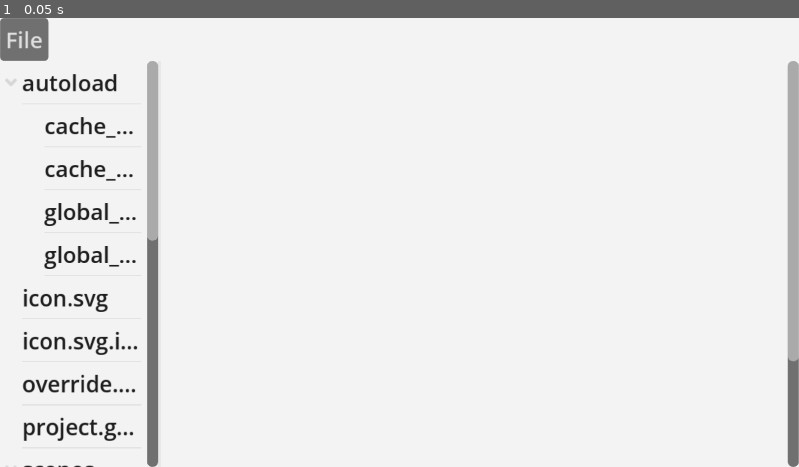
Above: before the commit, frame 1.
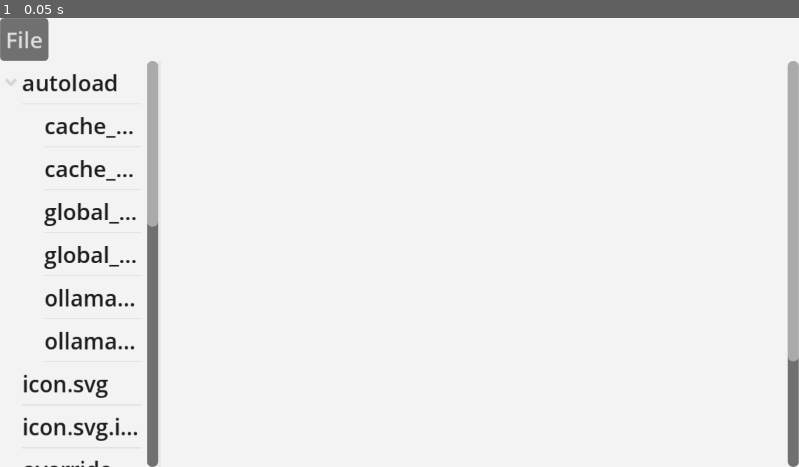
Above: after the commit, the same moment.

Repository: olafjanssen/snorfeld
Game: Godot game, scene res://scenes/editor.tscn
The game is run twice, just before and just after one commit, with the same random seed, the same clock (stepped at 60 frames per second) and the same inputs.
Inputs:
- Up to frame 1 (0.05 s): no input

The runs differ from the first frame. In frame 1, 1.3% of the frame differs, in the area x 0-20%, y 45-100%.

Commit message:
Add a generic ollama client

Diff:
--- /dev/null
+++ b/autoload/ollama_client.gd
@@ -0,0 +1,134 @@
+extends Node
+## Utility for calling the Ollama Generate API endpoint.
+##
+## Usage (must be called from a Node context with await):
+##   var response = await OllamaClient.generate("llama3", "Why is the sky blue?")
+##   var json_response = await OllamaClient.generate_json("llama3", "Tell me a joke")
+##   var running = await OllamaClient.is_ollama_running()
+
+## Default Ollama API endpoint
+const DEFAULT_ENDPOINT: String = "http://localhost:11434/api/generate"
+
+## Generate text from a model with a given prompt
+## @param model The model name (e.g., "llama3", "mistral")
+## @param prompt The prompt to send to the model
+## @param options Optional dictionary with additional parameters:
+##   - temperature: Float (default: 0.8)
+##   - top_p: Float (default: 0.9)
+##   - top_k: Int (default: 40)
+##   - max_tokens: Int (default: 128)
+##   - stop: Array of strings to stop generation
+##   - stream: Bool (default: false)
+## @return Dictionary with response data or error information
+func generate(model: String, prompt: String, options: Dictionary = {}) -> Dictionary:
+	var request_body: Dictionary = _build_request_body(model, prompt, options)
+	return await _make_api_request(DEFAULT_ENDPOINT, request_body)
+
+## Generate JSON response from a model
+## Sets format to "json" in the request options
+## @param model The model name
+## @param prompt The prompt to send to the model
+## @param options Optional dictionary with additional parameters
+## @return Dictionary with parsed JSON response or error information
+func generate_json(model: String, prompt: String, options: Dictionary = {}) -> Dictionary:
+	options["format"] = "json"
+	var response: Dictionary = await generate(model, prompt, options)
+
+	if response.get("error", null) == null and response.get("response", null) != null:
+		var json_result = _parse_json_response(response["response"])
+		if json_result != null:
+			response["parsed_json"] = json_result
+			response["is_json"] = true
+		else:
+			response["is_json"] = false
+
+	return response
+
+## Build the request body dictionary for the Ollama API
+func _build_request_body(model: String, prompt: String, options: Dictionary) -> Dictionary:
+	var body: Dictionary = {
+		"model": model,
+		"prompt": prompt,
+		"stream": options.get("stream", false),
+		"temperature": options.get("temperature", 0.8),
+		"top_p": options.get("top_p", 0.9),
+		"top_k": options.get("top_k", 40),
+		"max_tokens": options.get("max_tokens", 128)
+	}
+
+	if options.has("stop"):
+		body["stop"] = options["stop"]
+	if options.has("format"):
+		body["format"] = options["format"]
+	if options.has("seed"):
+		body["seed"] = options["seed"]
+
+	return body
+
+## Make the HTTP request to the Ollama API
+func _make_api_request(endpoint: String, request_body: Dictionary) -> Dictionary:
+	var http = HTTPRequest.new()
+	add_child(http)
+
+	var headers: PackedStringArray = ["Content-Type: application/json"]
+	var body_string: String = JSON.stringify(request_body)
+
+	var request_err: int = http.request(endpoint, headers, HTTPClient.METHOD_POST, body_string)
+
+	if request_err != OK:
+		http.queue_free()
+		return {"error": "Failed to send request", "error_code": request_err}
+
+	# Wait for completion
+	while http.get_http_client_status() == HTTPClient.STATUS_REQUESTING:
+		await http.request_completed
+
+	var response_code: int = http.get_response_code()
+	var response_body: PackedByteArray = http.get_response_body()
+	var response_body_str: String = response_body.get_string_from_utf8()
+
+	# Clean up
+	http.queue_free()
+
+	if response_code == 200:
+		var json = JSON.new()
+		var parse_err: int = json.parse(response_body_str)
+		if parse_err == OK:
+			var result: Dictionary = json.get_data()
+			if result.has("response"):
+				return {"response": result["response"], "model": result.get("model", ""), "done": result.get("done", false)}
+			else:
+				return {"error": "Unexpected response format", "raw_response": response_body_str}
+		else:
+			return {"error": "Failed to parse JSON response", "raw_response": response_body_str, "parse_error": parse_err}
+	elif response_code == 0:
+		return {"error": "Connection failed - is Ollama running?", "error_code": response_code}
+	else:
+		return {"error": "API request failed", "error_code": response_code, "response": response_body_str}
+
+## Parse JSON from the response text
+func _parse_json_response(response_text: String):
+	var json = JSON.new()
+	var err: int = json.parse(response_text)
+	if err == OK:
+		return json.get_data()
+	return null
+
+## Check if Ollama is running and accessible
+func is_ollama_running() -> bool:
+	var http = HTTPRequest.new()
+	add_child(http)
+
+	var headers: PackedStringArray = []
+	var request_err: int = http.request(DEFAULT_ENDPOINT, headers, HTTPClient.METHOD_GET, "")
+
+	if request_err != OK:
+		http.queue_free()
+		return false
+
+	while http.get_http_client_status() == HTTPClient.STATUS_REQUESTING:
+		await http.request_completed
+
+	var result = http.get_response_code() == 200
+	http.queue_free()
+	return result
--- a/project.godot
+++ b/project.godot
@@ -24,6 +24,7 @@
 
 GlobalSignals="*res://autoload/global_signals.gd"
 CacheManager="*res://autoload/cache_manager.gd"
+OllamaClient="*res://autoload/ollama_client.gd"
 
 [dotnet]
 
Not shown, added: autoload/ollama_client.gd.uid
